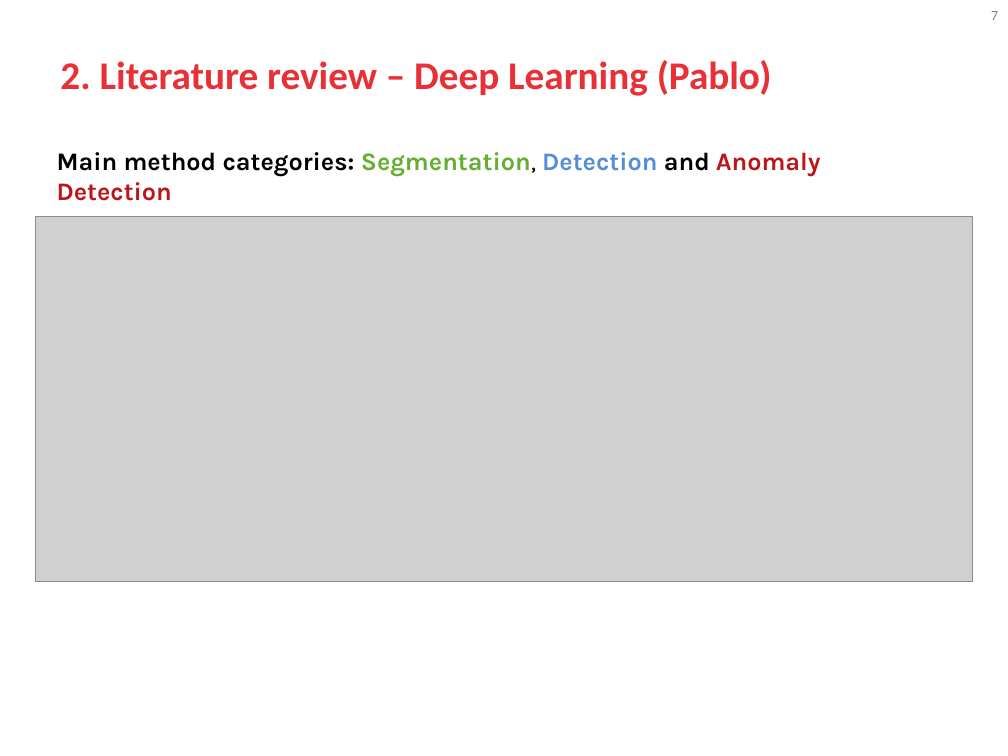
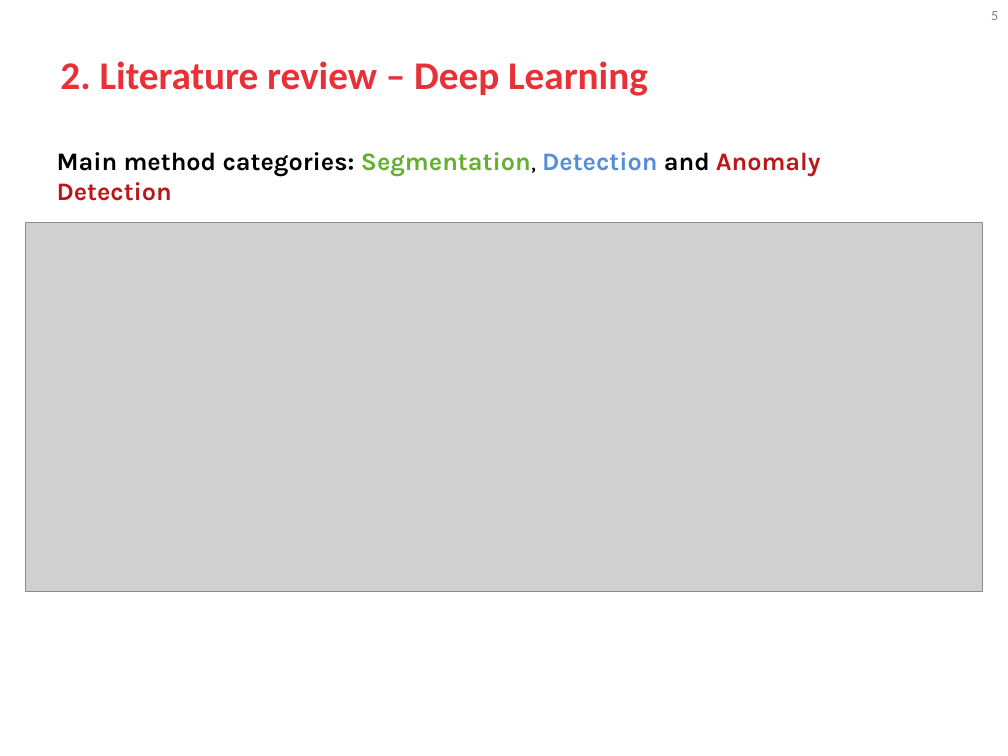
Before and after one commit to blooraayy/VA_RetoMichelin, a slide deck: slide 5 of docs/GIDIA_VA_Course_Project_Presentations.pptx (slide 7 before the commit). Drawn at 1008x756 pixels with LibreOffice and Linux fonts; fonts in the diff are those of the drawing; grey boxes stand for pictures; background and template pictures are left out. Boxes give left, top, right and bottom in pixels: in the first picture for what was removed or moved away, otherwise in the second. Text is boxed around its words. In the diff, an @@ line names an element or a change of style, - is before the commit and + after.

Commit message:
slides deep finished

```diff
--- a/docs/GIDIA_VA_Course_Project_Presentations.pptx
+++ b/docs/GIDIA_VA_Course_Project_Presentations.pptx
@@ page number at (991,11,998,20): text changed @@
-7
+5
@@ title at (60,61,648,96): text changed @@
-2. Literature review – Deep Learning (Pablo)
+2. Literature review – Deep Learning
@@ picture: place and size @@
-picture at (35,217,972,583)
+picture at (26,222,983,592)
```
Also in this commit, not shown: 4 other slides changed, 1 slide added, 2 slides removed, 1 other file.
